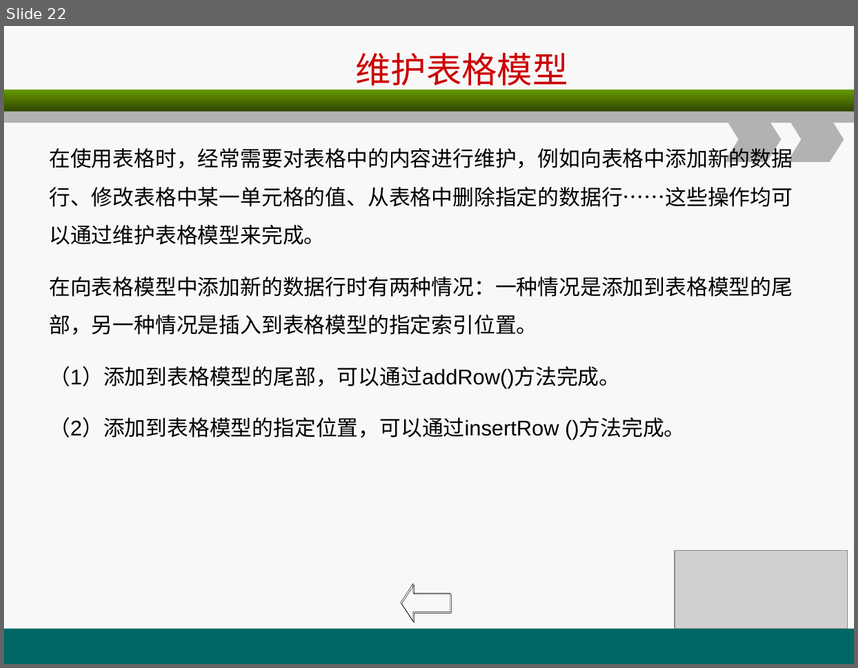
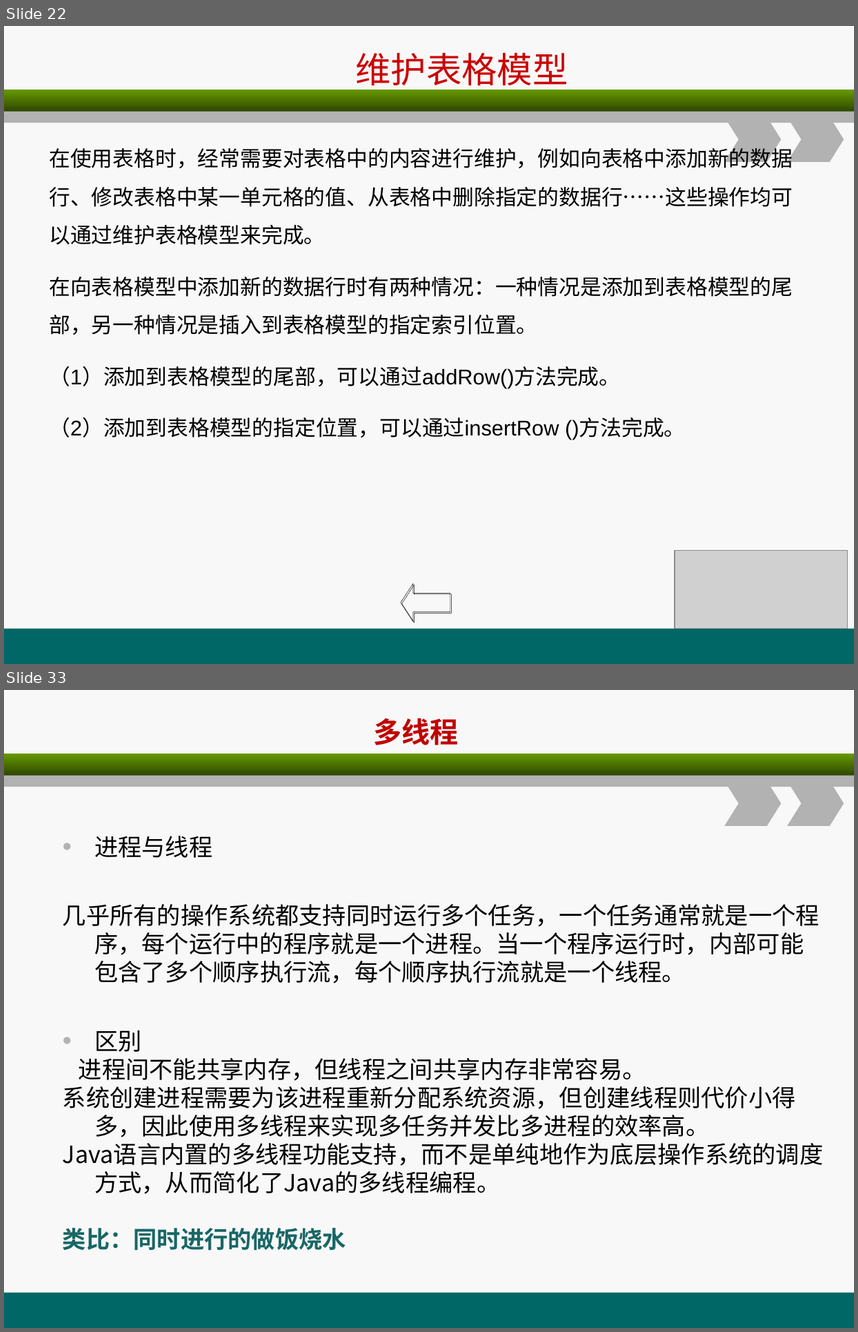
Before and after one commit to christwei/gitDoc, a slide deck: 课件/环宇/javaSE进阶/B1.ppt. Shown one above the other, each under a label of ours: slide 22 before the commit, slides 22 and 33 after it; the slides between them are not shown. The pictures are 858x668 and 858x1332 pixels, drawn with LibreOffice and Linux fonts; fonts in the diff are those of the drawing; grey boxes stand for pictures. Boxes give left, top, right and bottom in pixels: in the first picture for what was removed or moved away, otherwise in the second. Text is boxed around its words. In the diff, an @@ line names an element or a change of style, - is before the commit and + after.

```diff
--- a/课件/环宇/javaSE进阶/B1.ppt
+++ b/课件/环宇/javaSE进阶/B1.ppt
@@ slide 33 added at [4,690,854,1328], background #F8F8F8; not listed: 5 template elements that a slide beside it also shows @@
@@ text added at [373,718,458,745], 24 pt, text #C00000, bold @@
+多线程
@@ text added at [63,836,824,1250], 20 pt, text #000000 @@
+• 进程与线程
+几乎所有的操作系统都支持同时运行多个任务，一个任务通常就是一个程序，每个运行中的程序就是一个进程。当一个程序运行时，内部可能包含了多个顺序执行流，每个顺序执行流就是一个线程。
+• 区别
+进程间不能共享内存，但线程之间共享内存非常容易。
+系统创建进程需要为该进程重新分配系统资源，但创建线程则代价小得多，因此使用多线程来实现多任务并发比多进程的效率高。
+Java语言内置的多线程功能支持，而不是单纯地作为底层操作系统的调度方式，从而简化了Java的多线程编程。
+类比：同时进行的做饭烧水
```
Also in this commit, not shown: 1 slide changed, 20 other slides added, 17 other files.
